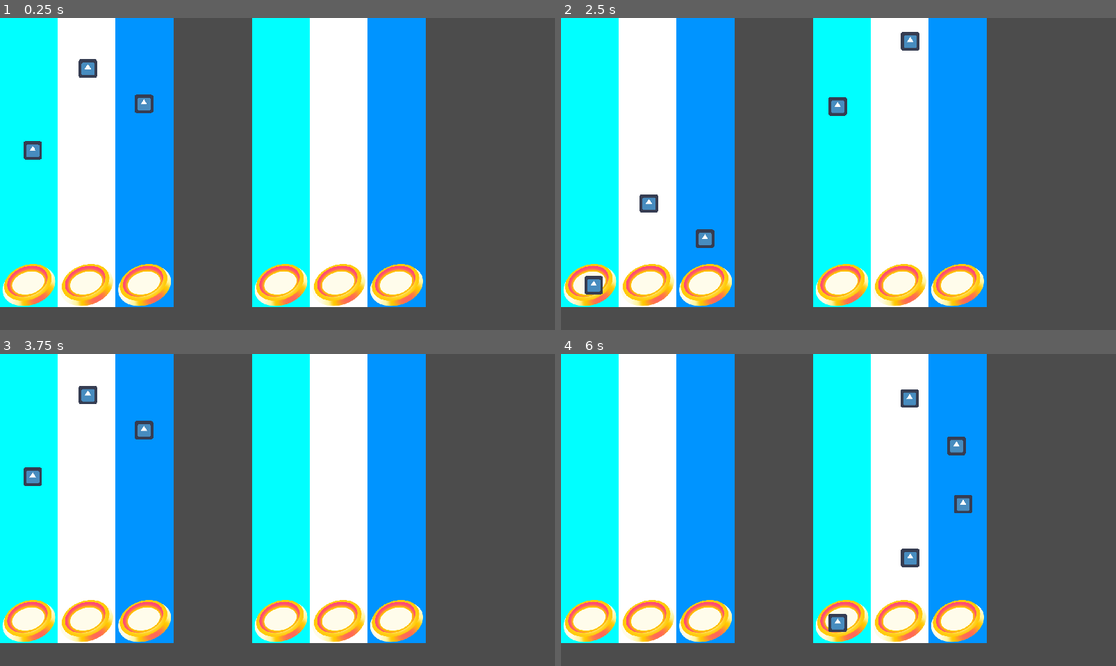
Above: before the commit, frames 1-4 (two rows, left to right).
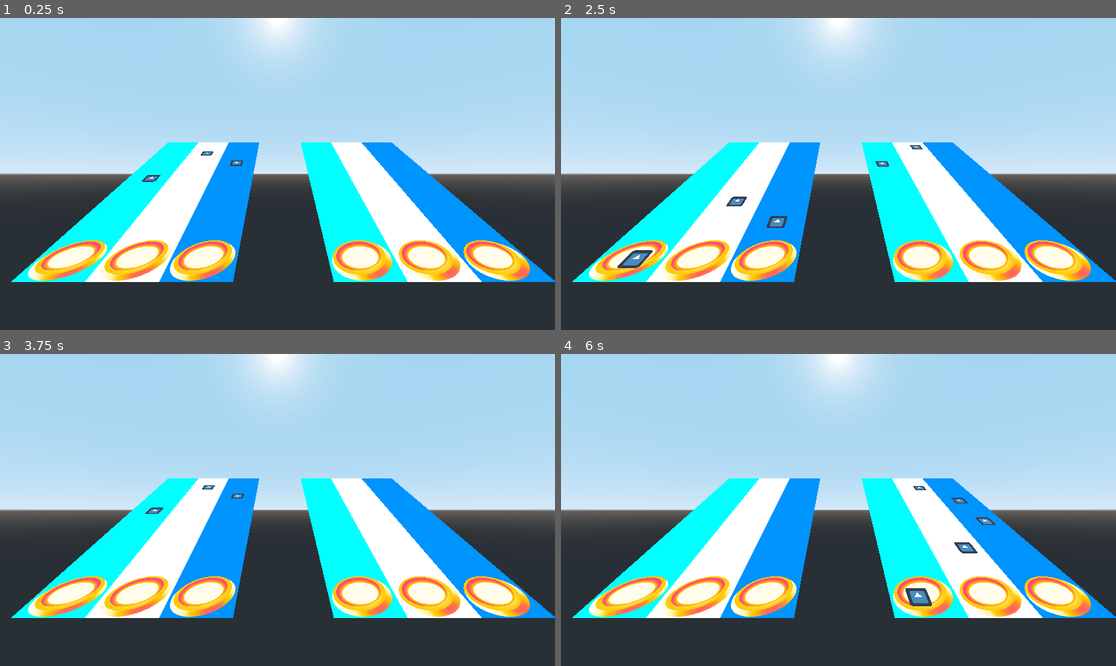
Above: after the commit, the same moments.

Repository: ctathkren/2-week-rhythm
Game: Godot game, scene res://game/scenes/main/gameplay3d.tscn
Same seed, same stepped clock (60 frames per second), same inputs: the game is played once before the commit and once after it. The project has no main scene, so this scene is started directly. The engine's default icon, where the game draws it, is replaced by a stand-in: a white triangle on a blue panel in a dark square.
Inputs:
- Up to frame 1 (0.25 s): no input
- Up to frame 2 (2.5 s): hold Down (ui_down) 1.28-2.03 s
- Up to frame 3 (3.75 s): hold Down (ui_down) from 3.53 s (still down)
- Up to frame 4 (6 s): release Down (ui_down) at 5.78 s

The runs differ from the first frame. In frame 1, 96% of the frame differs, in the area x 0-100%, y 0-100%; in frame 2, 96%; in frame 3, 96%; in frame 4, 96%.

Commit message:
added some Viewport experiments

Diff:
--- a/HYMN/game/scenes/main/gameplay3d.tscn
+++ b/HYMN/game/scenes/main/gameplay3d.tscn
@@ -7,12 +7,16 @@
 [ext_resource path="res://game/assets/art/general/Purple Highway.png" type="Texture" id=5]
 [ext_resource path="res://game/assets/art/general/Red Highway.png" type="Texture" id=6]
 
+[sub_resource type="ViewportTexture" id=1]
+viewport_path = NodePath("GameplayViewportContainer/GameplayViewport")
+
+[sub_resource type="ViewportTexture" id=2]
+viewport_path = NodePath("BackgroundViewportContainer/BackgroundViewport")
+
 [node name="Gameplay3D" type="Spatial"]
 
-[node name="CanvasLayer" type="CanvasLayer" parent="."]
-
 [node name="Camera" type="Camera" parent="."]
-transform = Transform( 1, 0, 0, 0, 1, 0, 0, 0, 1, 9.6006, -5.38659, 7.69782 )
+transform = Transform( 1, 0, 0, 0, 1, 0, 0, 0, 1, 9.6, -5.387, 10 )
 
 [node name="GrowthPlayAreaRender" type="Sprite3D" parent="."]
 transform = Transform( 1, 0, 0, 0, 0.5, 0.433013, 0, -0.866025, 0.25, 8.00759, -6.01844, 4.04801 )
@@ -30,30 +34,68 @@
 [node name="GrowthPlayArea2" parent="DecayPlayAreaRender" instance=ExtResource( 2 )]
 visible = false
 
-[node name="Sprite3D" type="Sprite3D" parent="."]
-transform = Transform( 1, 0, 0, 0, 0.5, 0.433013, 0, -0.866025, 0.25, 8.00759, -6.01844, 4.04801 )
+[node name="GameplayViewportContainer" type="ViewportContainer" parent="."]
+margin_left = 76.0
+margin_top = -1235.0
+margin_right = 1996.0
+margin_bottom = -155.0
 
-[node name="ViewportContainer" type="ViewportContainer" parent="."]
-margin_right = 40.0
-margin_bottom = 40.0
-
-[node name="Viewport2" type="Viewport" parent="ViewportContainer"]
+[node name="GameplayViewport" type="Viewport" parent="GameplayViewportContainer"]
 size = Vector2( 1920, 1080 )
+transparent_bg = true
 handle_input_locally = false
+keep_3d_linear = true
+usage = 0
+render_target_v_flip = true
 render_target_update_mode = 3
 
-[node name="Gameplay" parent="ViewportContainer/Viewport2" instance=ExtResource( 1 )]
+[node name="Gameplay" parent="GameplayViewportContainer/GameplayViewport" instance=ExtResource( 1 )]
 
-[node name="Background" type="Node" parent="."]
+[node name="GameplayViewportTexture" type="Sprite3D" parent="."]
+transform = Transform( 1, 0, 0, 0, 0.5, 0.866025, 0, -0.866025, 0.5, 12, -6, 0 )
+texture = SubResource( 1 )
 
-[node name="BackgroundSprite" type="Sprite3D" parent="Background"]
-transform = Transform( 1, 0, 0, 0, 1, 0, 0, 0, 1, 9.6, -5.4, 0 )
+[node name="BackgroundViewportContainer" type="ViewportContainer" parent="."]
+margin_left = 2068.0
+margin_top = 18.0
+margin_right = 3988.0
+margin_bottom = 1098.0
+
+[node name="BackgroundViewport" type="Viewport" parent="BackgroundViewportContainer"]
+size = Vector2( 1920, 1080 )
+transparent_bg = true
+handle_input_locally = false
+render_target_v_flip = true
+render_target_update_mode = 3
+
+[node name="BackgroundSprite2" type="Sprite" parent="BackgroundViewportContainer/BackgroundViewport"]
+scale = Vector2( 2, 2 )
 texture = ExtResource( 3 )
 
-[node name="GrowthHighwaySprite" type="Sprite3D" parent="Background"]
-transform = Transform( 1, 0, 0, 0, 1, 0, 0, 0, 1, 4.12, -7.46, 0 )
+[node name="GrowthHighwaySprite2" type="Sprite" parent="BackgroundViewportContainer/BackgroundViewport"]
+position = Vector2( 412, 746 )
 texture = ExtResource( 6 )
 
-[node name="DecayHighwaySprite" type="Sprite3D" parent="Background"]
+[node name="DecayHighwaySprite2" type="Sprite" parent="BackgroundViewportContainer/BackgroundViewport"]
+position = Vector2( 1508, 746 )
+texture = ExtResource( 5 )
+
+[node name="BackgroundSprite" type="Sprite3D" parent="BackgroundViewportContainer/BackgroundViewport"]
+transform = Transform( 1, 0, 0, 0, 1, 0, 0, 0, 1, 9.6, -5.4, 0 )
+visible = false
+texture = ExtResource( 3 )
+
+[node name="GrowthHighwaySprite" type="Sprite3D" parent="BackgroundViewportContainer/BackgroundViewport"]
+transform = Transform( 1, 0, 0, 0, 1, 0, 0, 0, 1, 4.12, -7.46, 0 )
+visible = false
+texture = ExtResource( 6 )
+
+[node name="DecayHighwaySprite" type="Sprite3D" parent="BackgroundViewportContainer/BackgroundViewport"]
 transform = Transform( 1, 0, 0, 0, 1, 0, 0, 0, 1, 15.08, -7.46, 0 )
+visible = false
 texture = ExtResource( 5 )
+
+[node name="BackgroundViewportTexture" type="Sprite3D" parent="."]
+transform = Transform( 1, 0, 0, 0, 1, 0, 0, 0, 1, 9.6, -5.4, 4 )
+visible = false
+texture = SubResource( 2 )
Not shown: 1 places in HYMN/game/scenes/main/gameplay3d.tscn that only renumber resources
